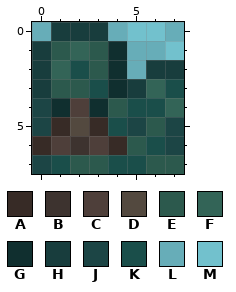
Pixel-art sprite: Resources/Textures/BackwoodsBGIcon.png. Above: the version before the commit.
The file is 16x16 pixels, drawn in blocks of 2x2; one block is one cell here.
Palette (. is transparent): A #372b26  B #3d332f  C #4e3f3a  D #53493f  E #2c594d  F #336457  G #102f2f  H #183d3d  J #1c4545  K #1a4e4a  L #67adb8  M #72c1cd
And afterwards:
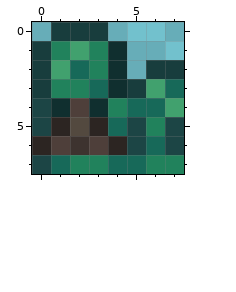
The exact change:
@@ palette @@
-A #372b26
+A #2c2522
-E #2c594d
+E #21825c
-F #336457
+F #41a16e
-K #1a4e4a
+K #176959
@@ x 3..7 @@
 5 AKJEJ
-6 CAEKJ
+6 CAJKJ
 7 EKKEE
